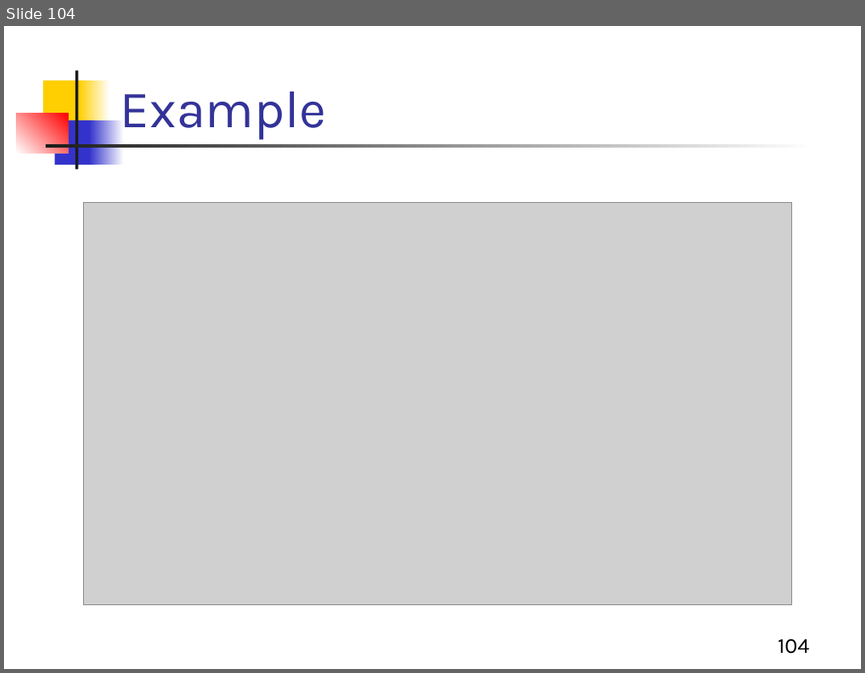
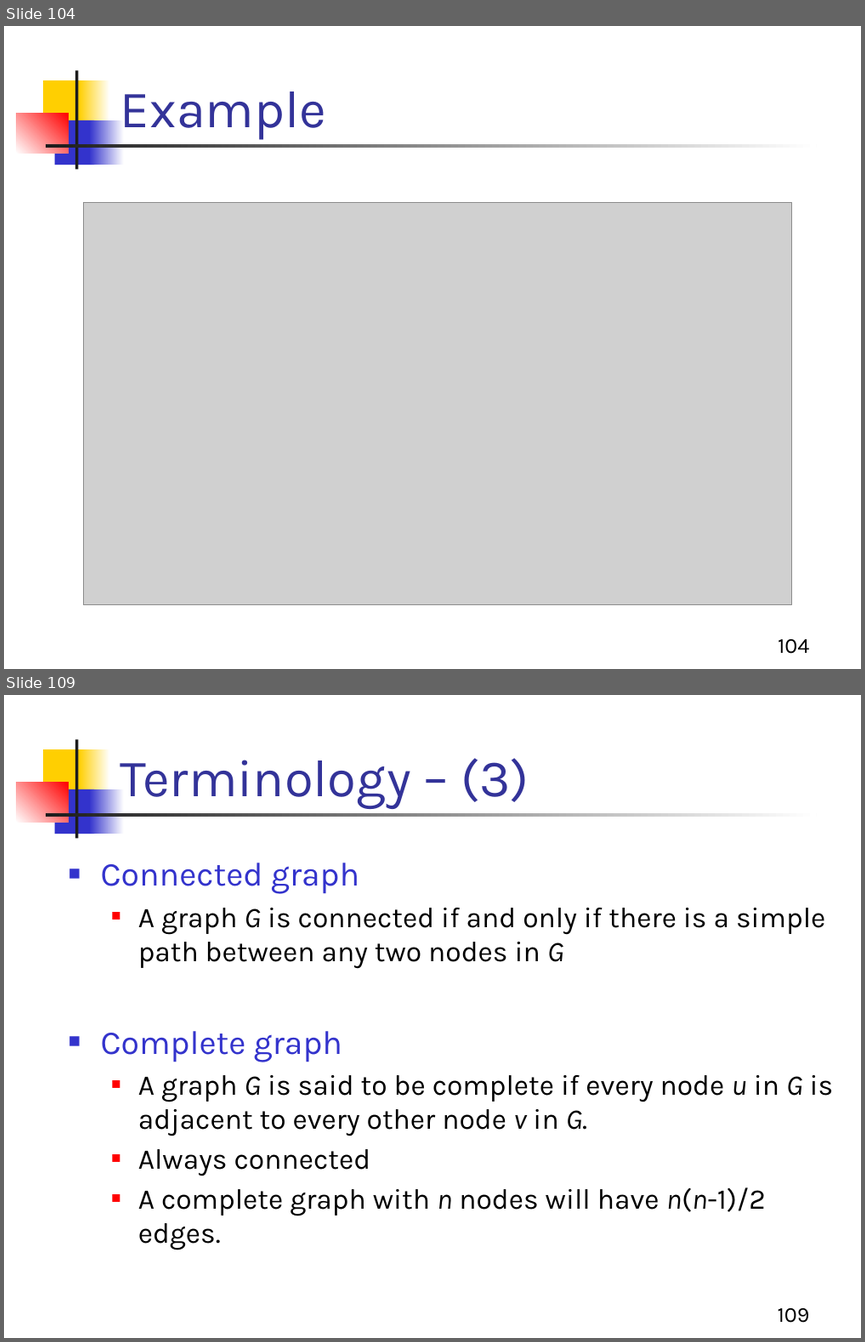
Before and after one commit to Aashishsharma/Learnings, a slide deck: DS/DS.pptx. Shown one above the other, each under a label of ours: slide 104 before the commit, slides 104 and 109 after it; the slides between them are not shown. The pictures are 865x673 and 865x1342 pixels, drawn with LibreOffice and Linux fonts; fonts in the diff are those of the drawing; grey boxes stand for pictures. Boxes give left, top, right and bottom in pixels: in the first picture for what was removed or moved away, otherwise in the second. Text is boxed around its words. In the diff, an @@ line names an element or a change of style, - is before the commit and + after.

Commit message:
DS

```diff
--- a/DS/DS.pptx
+++ b/DS/DS.pptx
@@ slide 109 added at [4, 695, 861, 1338], background #FFFFFF; not listed: 7 template elements that a slide beside it also shows @@
@@ title added at [120, 758, 528, 809], 44 pt, text #333399 @@
+Terminology – (3)
@@ text added at [101, 862, 834, 1250], 24 pt, text #000000 @@
+■ Connected graph
+  ■ A graph G is connected if and only if there is a simple path between any two nodes in G
+■ Complete graph
+  ■ A graph G is said to be complete if every node u in G is adjacent to every other node v in G.
+  ■ Always connected
+  ■ A complete graph with n nodes will have n(n-1)/2 edges.
@@ page number added at [778, 1308, 810, 1322], 18 pt, text #000000 @@
+109
```
Also in this commit, not shown: 1 slide changed, 89 other slides added.
